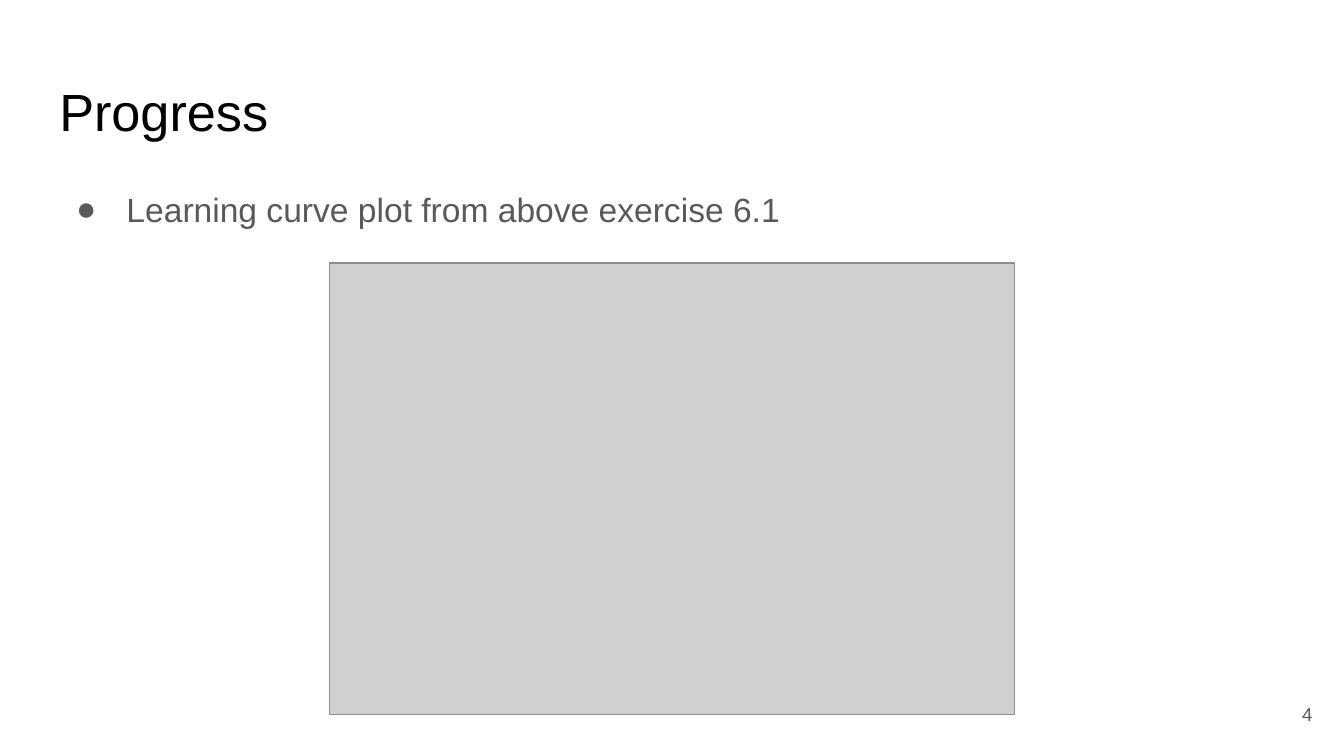
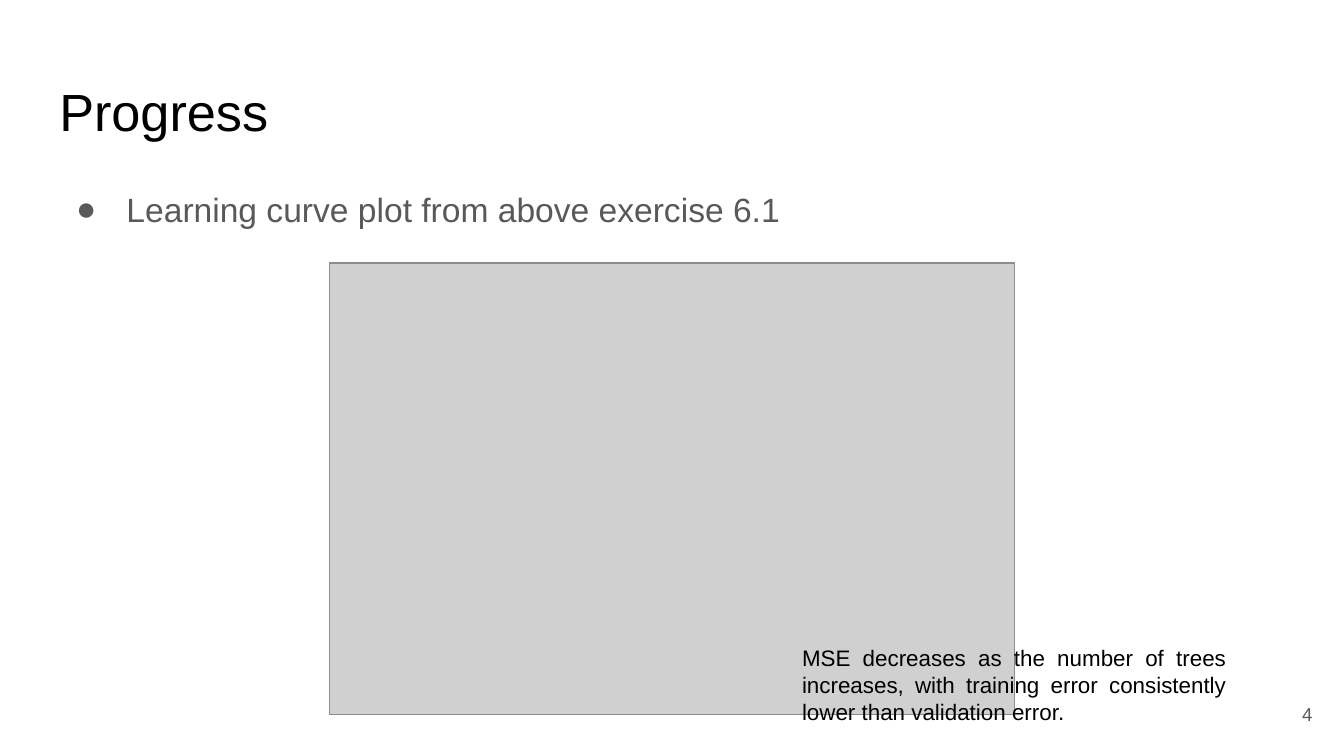
Before and after one commit to jhyang13/UWMadison-MSE401, a slide deck: slide 4 of Assignment/Assignment 3-Jiahui_Yang.pptx. Drawn at 1344x756 pixels with LibreOffice and Linux fonts; fonts in the diff are those of the drawing; grey boxes stand for pictures. Boxes give left, top, right and bottom in pixels: in the first picture for what was removed or moved away, otherwise in the second. Text is boxed around its words. In the diff, an @@ line names an element or a change of style, - is before the commit and + after.

```diff
--- a/Assignment/Assignment 3-Jiahui_Yang.pptx
+++ b/Assignment/Assignment 3-Jiahui_Yang.pptx
@@ text added at (802, 649, 1226, 725), 12 pt, text #000000 @@
+MSE decreases as the number of trees increases, with training error consistently lower than validation error.
```
Also in this commit, not shown: 2 other slides changed, 1 other file.
